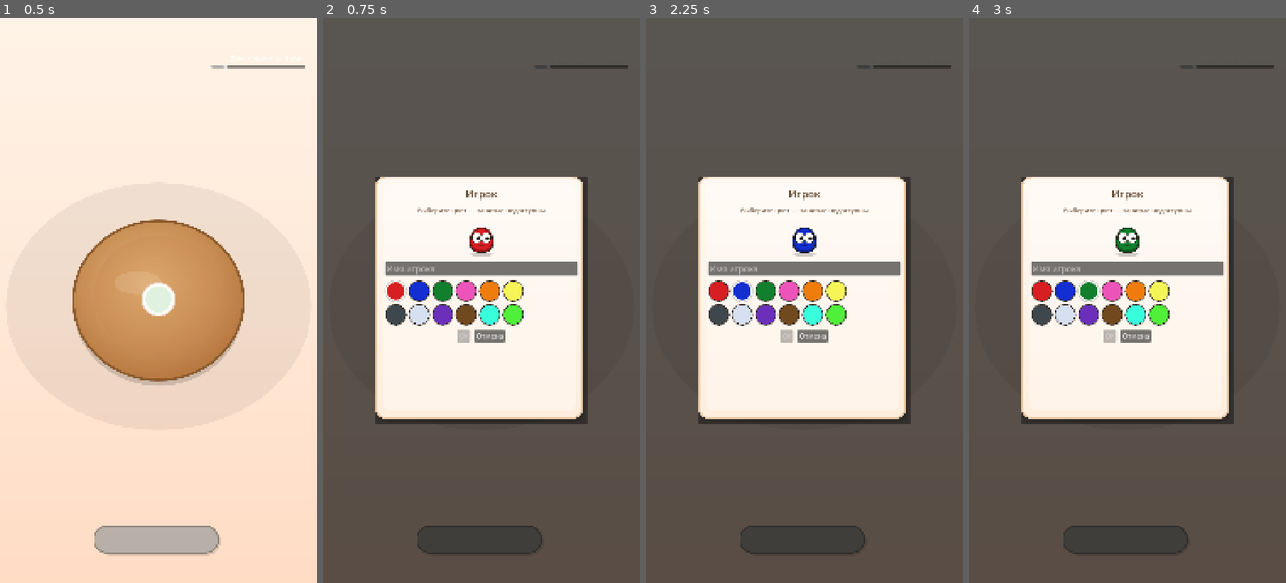
Above: before the commit, frames 1-4 (left to right).
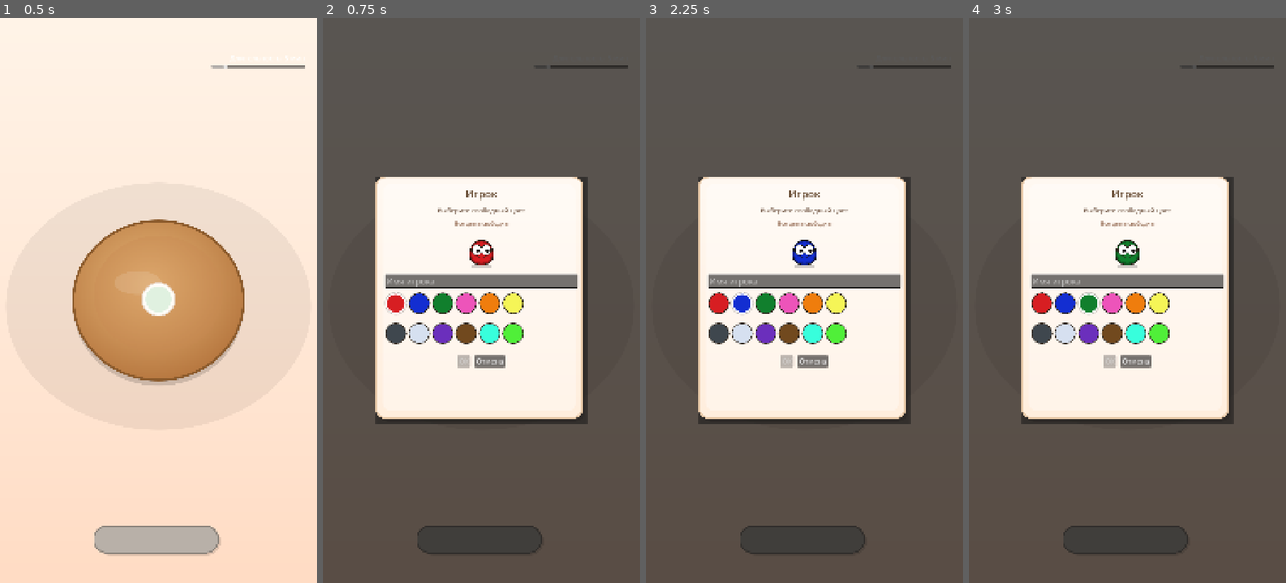
Above: after the commit, the same moments.

Repository: GGamezebo/GodBomb
Game: Godot game, scene res://main.tscn
The game is run twice, just before and just after one commit, with the same random seed, the same clock (stepped at 60 frames per second) and the same inputs.
Inputs (mouse positions are in pixels of both pictures, inside the frame that each line leads up to):
- Up to frame 1 (0.5 s): no input
- Up to frame 2 (0.75 s): click (481, 300) at 0.5 s
- Up to frame 3 (2.25 s): click "✕" at 1.25 s; click "✕" at 2 s
- Up to frame 4 (3 s): click "✕" at 2.75 s

Frame 1 is identical in both runs. In frame 2, 7.2% of the frame differs, in the area x 19-81%, y 33-62%; in frame 3, 7.2%; in frame 4, 7.2%.

Commit message:
players sorting

Diff:
--- a/src/features/player_selection/edit_player_window.gd
+++ b/src/features/player_selection/edit_player_window.gd
@@ -7,12 +7,14 @@
 const SLIME_PATH := "res://assets/party_kitchen/slimes/%d.svg"
 const SWATCH_SIZE := 72
 
+@export var account: PDataAccount
 @export var name_edit: LineEdit
 @export var slime_preview: TextureRect
 @export var ok_button: Button
 @export var apply_button: Button
 @export var cancel_button: Button
 @export var colors_grid: GridContainer
+@export var occupied_label: Label
 @export var preset_storage: PlayerPresetStorage
 @export var game_config: GameConfig
 
@@ -21,6 +23,7 @@
 var _selected_preset_id: int = 0
 var _color_buttons: Array[Button] = []
 var _lock_labels: Array[Label] = []
+var _holder_labels: Array[Label] = []
 
 
 func _ready() -> void:
@@ -70,6 +73,8 @@
 		name_edit.text = player_name
 		name_edit.grab_focus()
 	_refresh_all_swatches()
+	_sort_color_grid()
+	_update_occupied_summary()
 	_on_name_changed(player_name)
 
 
@@ -99,13 +104,19 @@
 		child.queue_free()
 	_color_buttons.clear()
 	_lock_labels.clear()
+	_holder_labels.clear()
 
 	for i in game_config.max_players:
+		var cell := VBoxContainer.new()
+		cell.custom_minimum_size = Vector2(SWATCH_SIZE, SWATCH_SIZE + 22)
+		cell.add_theme_constant_override("separation", 2)
+		colors_grid.add_child(cell)
+
 		var btn := Button.new()
 		btn.custom_minimum_size = Vector2(SWATCH_SIZE, SWATCH_SIZE)
 		btn.focus_mode = Control.FOCUS_NONE
 		btn.pressed.connect(_on_color_pressed.bind(i))
-		colors_grid.add_child(btn)
+		cell.add_child(btn)
 		_color_buttons.append(btn)
 
 		var lock := Label.new()
@@ -120,11 +131,32 @@
 		btn.add_child(lock)
 		_lock_labels.append(lock)
 
+		var holder := Label.new()
+		holder.horizontal_alignment = HORIZONTAL_ALIGNMENT_CENTER
+		holder.custom_minimum_size = Vector2(SWATCH_SIZE, 18)
+		holder.add_theme_font_size_override("font_size", 12)
+		holder.add_theme_color_override("font_color", Color(0.52, 0.36, 0.28, 1))
+		holder.text_overrun_behavior = TextServer.OVERRUN_TRIM_ELLIPSIS
+		cell.add_child(holder)
+		_holder_labels.append(holder)
+
 	_refresh_all_swatches()
 
 
+func _get_preset_holder(preset_id: int) -> String:
+	if not account:
+		return ""
+	for i in account.get_players().size():
+		if _player_index >= 0 and i == _player_index:
+			continue
+		var entry: Dictionary = account.get_players()[i]
+		if int(entry.get("preset_id", 0)) == preset_id:
+			return str(entry.get("name", ""))
+	return ""
+
+
 func _is_preset_held(preset_id: int) -> bool:
-	return preset_storage != null and preset_storage.is_held(preset_id) and preset_id != _editable_preset_id
+	return not _get_preset_holder(preset_id).is_empty()
 
 
 func _make_swatch_style(preset_id: int, selected: bool, held: bool) -> StyleBoxFlat:
@@ -152,8 +184,9 @@
 	if preset_id < 0 or preset_id >= _color_buttons.size():
 		return
 	var btn := _color_buttons[preset_id]
-	var held := _is_preset_held(preset_id)
-	var selected := preset_id == _selected_preset_id
+	var holder_name := _get_preset_holder(preset_id)
+	var held := not holder_name.is_empty()
+	var selected := preset_id == _selected_preset_id and not held
 	var style := _make_swatch_style(preset_id, selected, held)
 	btn.add_theme_stylebox_override("normal", style)
 	btn.add_theme_stylebox_override("hover", style.duplicate())
@@ -161,13 +194,51 @@
 	btn.add_theme_stylebox_override("disabled", style.duplicate())
 	btn.disabled = held
 	btn.button_pressed = selected
-	btn.tooltip_text = SlimeColors.get_color_name(preset_id)
+	if held:
+		btn.tooltip_text = "%s — занят: %s" % [SlimeColors.get_color_name(preset_id), holder_name]
+	else:
+		btn.tooltip_text = SlimeColors.get_color_name(preset_id)
 	if preset_id < _lock_labels.size():
 		_lock_labels[preset_id].visible = held
-
-
-func _update_color_availability() -> void:
-	_refresh_all_swatches()
+	if preset_id < _holder_labels.size():
+		_holder_labels[preset_id].text = holder_name if held else ""
+
+
+func _sort_color_grid() -> void:
+	if not colors_grid:
+		return
+	var free_ids: Array[int] = []
+	var held_ids: Array[int] = []
+	for preset_id in _color_buttons.size():
+		if _is_preset_held(preset_id):
+			held_ids.append(preset_id)
+		else:
+			free_ids.append(preset_id)
+
+	var ordered := free_ids + held_ids
+	var cells: Array[Node] = []
+	for preset_id in ordered:
+		cells.append(_color_buttons[preset_id].get_parent())
+
+	for cell in cells:
+		colors_grid.remove_child(cell)
+	for cell in cells:
+		colors_grid.add_child(cell)
+
+
+func _update_occupied_summary() -> void:
+	if not occupied_label:
+		return
+	var parts: PackedStringArray = PackedStringArray()
+	for i in _color_buttons.size():
+		var holder_name := _get_preset_holder(i)
+		if holder_name.is_empty():
+			continue
+		parts.append("%s (%s)" % [holder_name, SlimeColors.get_color_name(i)])
+	if parts.is_empty():
+		occupied_label.text = "Все цвета свободны"
+	else:
+		occupied_label.text = "Занято: " + ", ".join(parts)
 
 
 func _select_first_available_preset() -> void:
@@ -178,6 +249,8 @@
 
 
 func _select_preset(preset_id: int) -> void:
+	if _is_preset_held(preset_id):
+		return
 	_selected_preset_id = preset_id
 	_refresh_all_swatches()
 	if slime_preview:
@@ -192,13 +265,16 @@
 
 func _on_name_changed(text: String) -> void:
 	var is_empty := text.strip_edges().is_empty()
+	var color_taken := _is_preset_held(_selected_preset_id)
 	if ok_button:
-		ok_button.disabled = is_empty
+		ok_button.disabled = is_empty or color_taken
 	if apply_button:
-		apply_button.disabled = is_empty
+		apply_button.disabled = is_empty or color_taken
 
 
 func _try_confirm() -> bool:
+	if _is_preset_held(_selected_preset_id):
+		return false
 	if ok_button and ok_button.visible and not ok_button.disabled:
 		_on_ok_pressed()
 		return true
@@ -216,7 +292,7 @@
 
 func _on_ok_pressed() -> void:
 	var player_name := name_edit.text.strip_edges() if name_edit else ""
-	if player_name.is_empty():
+	if player_name.is_empty() or _is_preset_held(_selected_preset_id):
 		return
 	_close_window()
 	player_added.emit(player_name, _selected_preset_id)
@@ -224,7 +300,7 @@
 
 func _on_apply_pressed() -> void:
 	var player_name := name_edit.text.strip_edges() if name_edit else ""
-	if player_name.is_empty() or _player_index < 0:
+	if player_name.is_empty() or _player_index < 0 or _is_preset_held(_selected_preset_id):
 		return
 	_close_window()
 	player_applied.emit(_player_index, player_name, _selected_preset_id)
--- a/src/features/player_selection/edit_player_window.tscn
+++ b/src/features/player_selection/edit_player_window.tscn
@@ -3,7 +3,7 @@
 [ext_resource type="Script" path="res://src/features/player_selection/edit_player_window.gd" id="1"]
 [ext_resource type="Texture2D" path="res://assets/party_kitchen/edit_panel.svg" id="2"]
 
-[node name="EditPlayerWindow" type="Control" node_paths=PackedStringArray("name_edit", "slime_preview", "ok_button", "apply_button", "cancel_button", "colors_grid")]
+[node name="EditPlayerWindow" type="Control" node_paths=PackedStringArray("name_edit", "slime_preview", "ok_button", "apply_button", "cancel_button", "colors_grid", "occupied_label")]
 layout_mode = 3
 anchors_preset = 15
 anchor_right = 1.0
@@ -18,6 +18,7 @@
 apply_button = NodePath("Panel/Margin/VBox/Buttons/ApplyButton")
 cancel_button = NodePath("Panel/Margin/VBox/Buttons/CancelButton")
 colors_grid = NodePath("Panel/Margin/VBox/ColorsGrid")
+occupied_label = NodePath("Panel/Margin/VBox/OccupiedLabel")
 
 [node name="Dimmer" type="ColorRect" parent="."]
 layout_mode = 1
@@ -69,8 +70,16 @@
 layout_mode = 2
 theme_override_font_sizes/font_size = 22
 theme_override_colors/font_color = Color(0.45, 0.35, 0.28, 1)
-text = "Выберите цвет — занятые недоступны"
+text = "Выберите свободный цвет"
 horizontal_alignment = 1
+
+[node name="OccupiedLabel" type="Label" parent="Panel/Margin/VBox"]
+layout_mode = 2
+theme_override_font_sizes/font_size = 18
+theme_override_colors/font_color = Color(0.55, 0.38, 0.28, 1)
+text = "Все цвета свободны"
+horizontal_alignment = 1
+autowrap_mode = 3
 
 [node name="PreviewRow" type="HBoxContainer" parent="Panel/Margin/VBox"]
 layout_mode = 2
--- a/src/features/player_selection/player_selection_widget.gd
+++ b/src/features/player_selection/player_selection_widget.gd
@@ -35,7 +35,15 @@
 	if edit_player_window:
 		edit_player_window.player_added.connect(_on_player_added_from_window)
 		edit_player_window.player_applied.connect(_on_player_applied_from_window)
+	_sync_edit_window_refs()
 	_load_from_account()
+
+
+func _sync_edit_window_refs() -> void:
+	if not edit_player_window:
+		return
+	edit_player_window.account = account
+	edit_player_window.preset_storage = preset_storage
 
 
 func _exit_tree() -> void:
@@ -43,6 +51,7 @@
 
 
 func reload_from_account() -> void:
+	_sync_edit_window_refs()
 	_clear_icons()
 	_load_from_account()
 
--- a/src/features/player_selection/player_selection_widget.tscn
+++ b/src/features/player_selection/player_selection_widget.tscn
@@ -113,4 +113,5 @@
 grow_vertical = 2
 mouse_filter = 0
 preset_storage = NodePath("../../PresetStorage")
+account = ExtResource("6")
 game_config = ExtResource("5")
